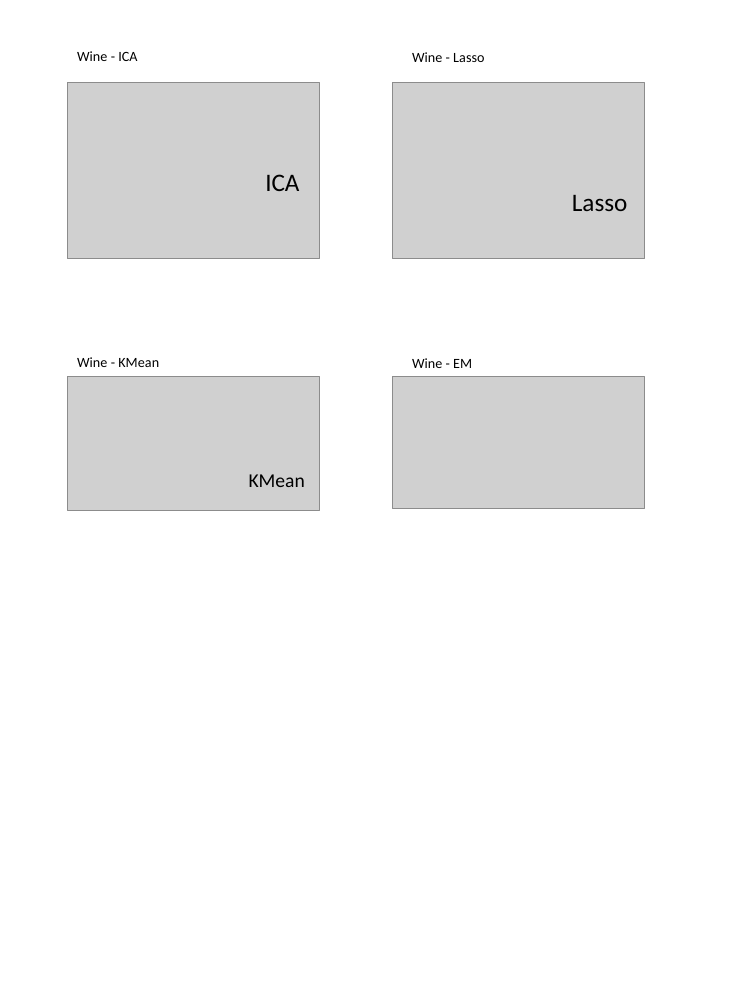
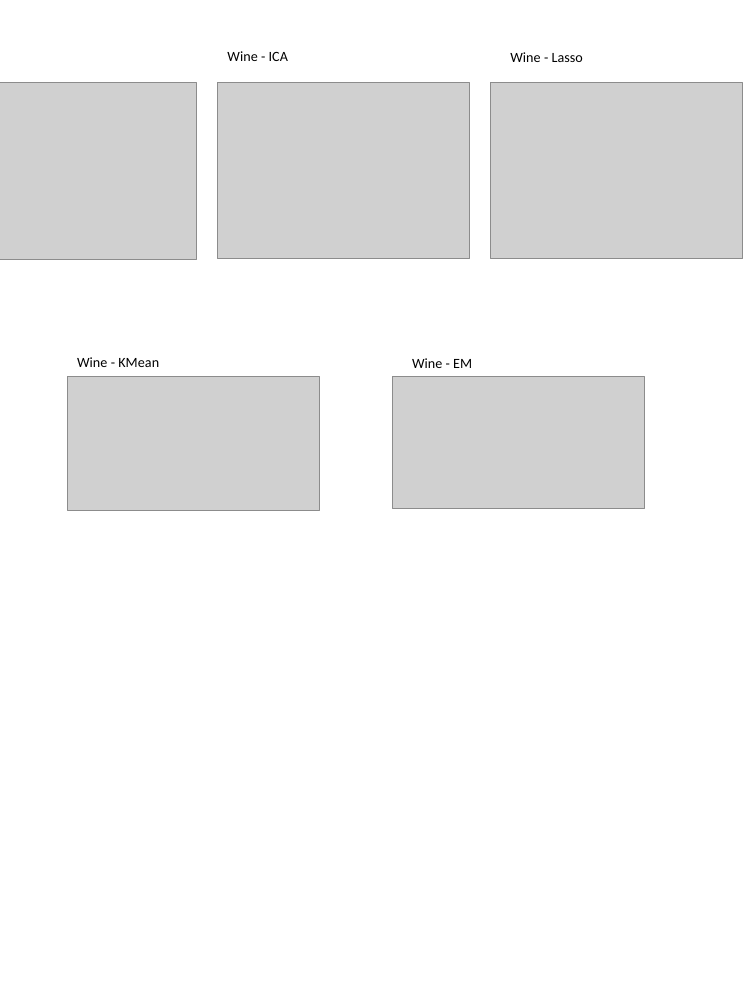
Before and after one commit to giryong0613/CS7641_MachineLearning, a slide deck: slide 6 of Assignment3_Unsupervised_Learning/Report/Figures.pptx. Drawn at 756x1008 pixels with LibreOffice and Linux fonts; fonts in the diff are those of the drawing; grey boxes stand for pictures. Boxes give left, top, right and bottom in pixels: in the first picture for what was removed or moved away, otherwise in the second. Text is boxed around its words. In the diff, an @@ line names an element or a change of style, - is before the commit and + after.

```diff
--- a/Assignment3_Unsupervised_Learning/Report/Figures.pptx
+++ b/Assignment3_Unsupervised_Learning/Report/Figures.pptx
@@ text "Wine - ICA": place and size @@
-text "Wine - ICA" at (77,51,137,61)
+text "Wine - ICA" at (227,51,288,61)
@@ text "Wine - Lasso": place and size @@
-text "Wine - Lasso" at (412,52,484,62)
+text "Wine - Lasso" at (510,52,583,62)
@@ picture added at (0,83,197,259) @@
@@ picture: place and size @@
-picture at (68,83,320,259)
+picture at (218,83,470,259)
@@ picture: place and size @@
-picture at (393,83,645,259)
+picture at (491,83,743,259)
@@ text removed at (265,174,299,191) @@
-ICA
@@ text removed at (572,195,628,211) @@
-Lasso
@@ text removed at (249,474,305,487) @@
-KMean
```
Also in this commit, not shown: 2 other files.
